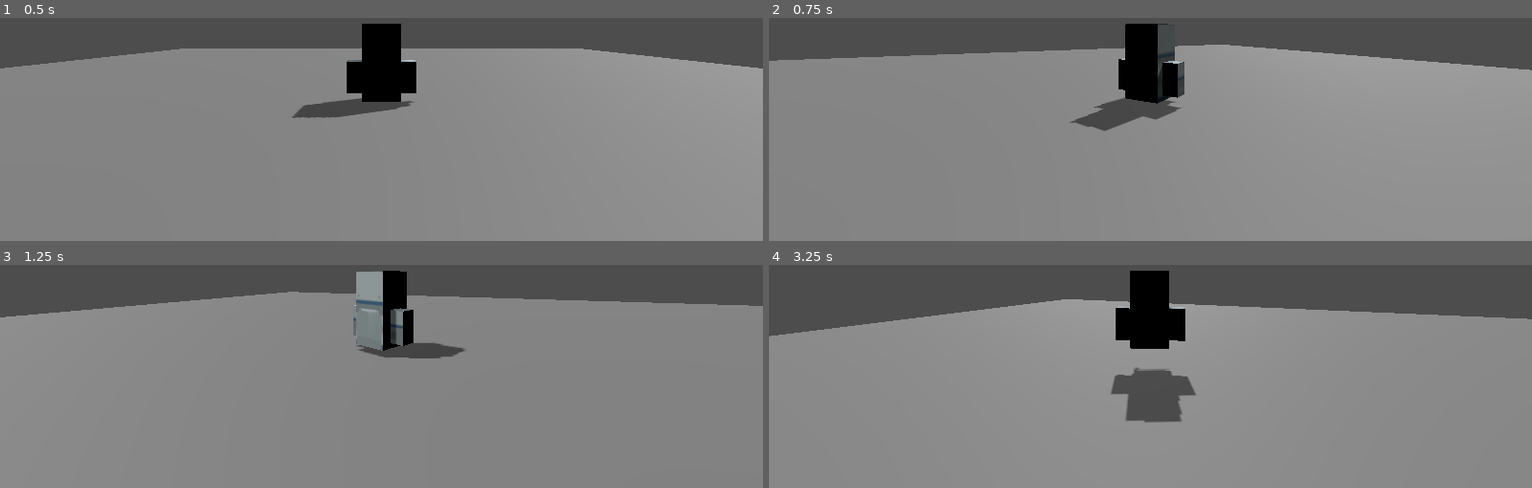
Above: before the commit, frames 1-4 (two rows, left to right).
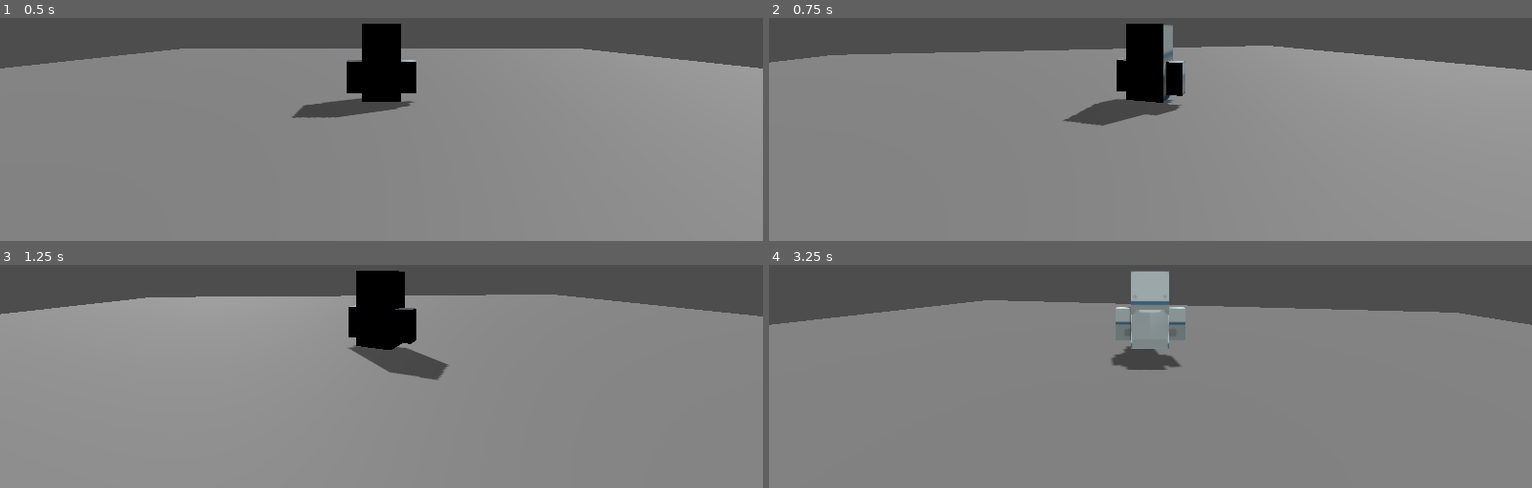
Above: after the commit, the same moments.

Repository: JaeMark/SwordswornCustodian
Game: Godot game, scene res://Maps/Castle.tscn
Same seed, same stepped clock (60 frames per second), same inputs: the game is played once before the commit and once after it.
Inputs:
- Up to frame 1 (0.5 s): no input
- Up to frame 2 (0.75 s): tap Enter at 0.5 s; hold D (right) from 0.53 s (still down)
- Up to frame 3 (1.25 s): keep holding D (right); tap Space (jump) at 0.77 s
- Up to frame 4 (3.25 s): release D (right) at 1.28 s; hold S (back) 1.28-2.03 s; tap Space (jump) at 1.52, 3.02 s; hold D (right) 2.03-2.78 s; hold W (forward) from 2.78 s (still down)

Frame 1 is identical in both runs. In frame 2, 1.7% of the frame differs, in the area x 0-100%, y 2-51%; in frame 3, 4.4%; in frame 4, 6.9%, in the area x 0-100%, y 2-71%.

Commit message:
Created scenes for collectables

Diff:
--- /dev/null
+++ b/Collectables/BlueShield.tscn
@@ -0,0 +1,15 @@
+[gd_scene load_steps=4 format=3 uid="uid://cot8b6v6337jx"]
+
+[ext_resource type="PackedScene" uid="uid://dyh3wo7o1f6dv" path="res://Collectables/Colllectable.tscn" id="1_7k5d5"]
+[ext_resource type="ArrayMesh" uid="uid://ccc8k7b476btv" path="res://Assets/Models/shieldBlue.obj" id="2_mlx4p"]
+
+[sub_resource type="BoxShape3D" id="BoxShape3D_87scq"]
+size = Vector3(2.6, 2.7, 1)
+
+[node name="Collectable" instance=ExtResource("1_7k5d5")]
+
+[node name="MeshInstance3D" parent="." index="0"]
+mesh = ExtResource("2_mlx4p")
+
+[node name="CollisionShape3D" parent="MeshInstance3D/StaticBody3D" index="0"]
+shape = SubResource("BoxShape3D_87scq")
--- /dev/null
+++ b/Collectables/Colllectable.tscn
@@ -0,0 +1,9 @@
+[gd_scene format=3 uid="uid://dyh3wo7o1f6dv"]
+
+[node name="Collectable" type="Node3D"]
+
+[node name="MeshInstance3D" type="MeshInstance3D" parent="."]
+
+[node name="StaticBody3D" type="StaticBody3D" parent="MeshInstance3D"]
+
+[node name="CollisionShape3D" type="CollisionShape3D" parent="MeshInstance3D/StaticBody3D"]
--- /dev/null
+++ b/Collectables/RedShield.tscn
@@ -0,0 +1,15 @@
+[gd_scene load_steps=4 format=3 uid="uid://28uw4na4udj0"]
+
+[ext_resource type="PackedScene" uid="uid://dyh3wo7o1f6dv" path="res://Collectables/Colllectable.tscn" id="1_bo6x2"]
+[ext_resource type="ArrayMesh" uid="uid://dnunm24ka0p4k" path="res://Assets/Models/shieldRed.obj" id="2_f52xr"]
+
+[sub_resource type="BoxShape3D" id="BoxShape3D_4ckd0"]
+size = Vector3(2.6, 2.7, 1)
+
+[node name="Collectable" instance=ExtResource("1_bo6x2")]
+
+[node name="MeshInstance3D" parent="." index="0"]
+mesh = ExtResource("2_f52xr")
+
+[node name="CollisionShape3D" parent="MeshInstance3D/StaticBody3D" index="0"]
+shape = SubResource("BoxShape3D_4ckd0")
--- /dev/null
+++ b/Collectables/Sword.tscn
@@ -0,0 +1,16 @@
+[gd_scene load_steps=4 format=3 uid="uid://2nomv2ixafjf"]
+
+[ext_resource type="PackedScene" uid="uid://dyh3wo7o1f6dv" path="res://Collectables/Colllectable.tscn" id="1_rwyna"]
+[ext_resource type="ArrayMesh" uid="uid://c02h2skhc78p3" path="res://Assets/Models/sword.obj" id="2_ve14m"]
+
+[sub_resource type="BoxShape3D" id="BoxShape3D_k24pb"]
+size = Vector3(1, 3.7, 1)
+
+[node name="Collectable" instance=ExtResource("1_rwyna")]
+
+[node name="MeshInstance3D" parent="." index="0"]
+mesh = ExtResource("2_ve14m")
+
+[node name="CollisionShape3D" parent="MeshInstance3D/StaticBody3D" index="0"]
+transform = Transform3D(1, 0, 0, 0, 1, 0, 0, 0, 1, 0, 1.16026, 0)
+shape = SubResource("BoxShape3D_k24pb")
--- a/Scripts/PlayerController.gd
+++ b/Scripts/PlayerController.gd
@@ -4,7 +4,7 @@
 @export var acceleration = 4.0
 @export var jump_speed = 12.0
 @export var max_jump_height = 5.0
-@export var rotation_speed = 5.0
+@export var rotation_speed = 3.0
 @export var camera_lag = 0.1
 
 var gravity = ProjectSettings.get_setting("physics/3d/default_gravity")
